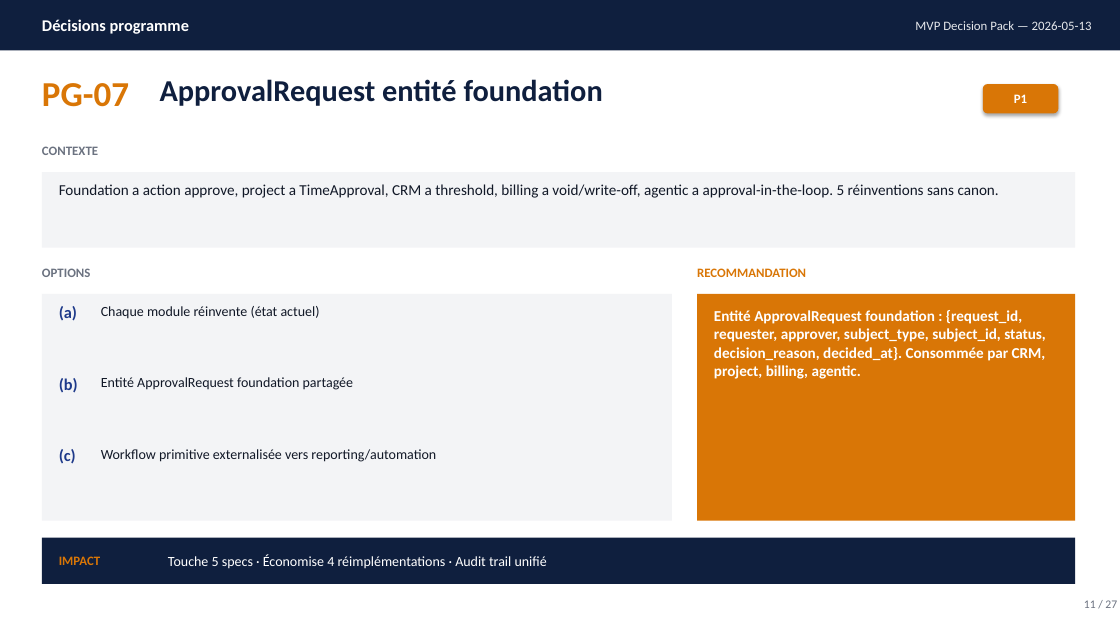
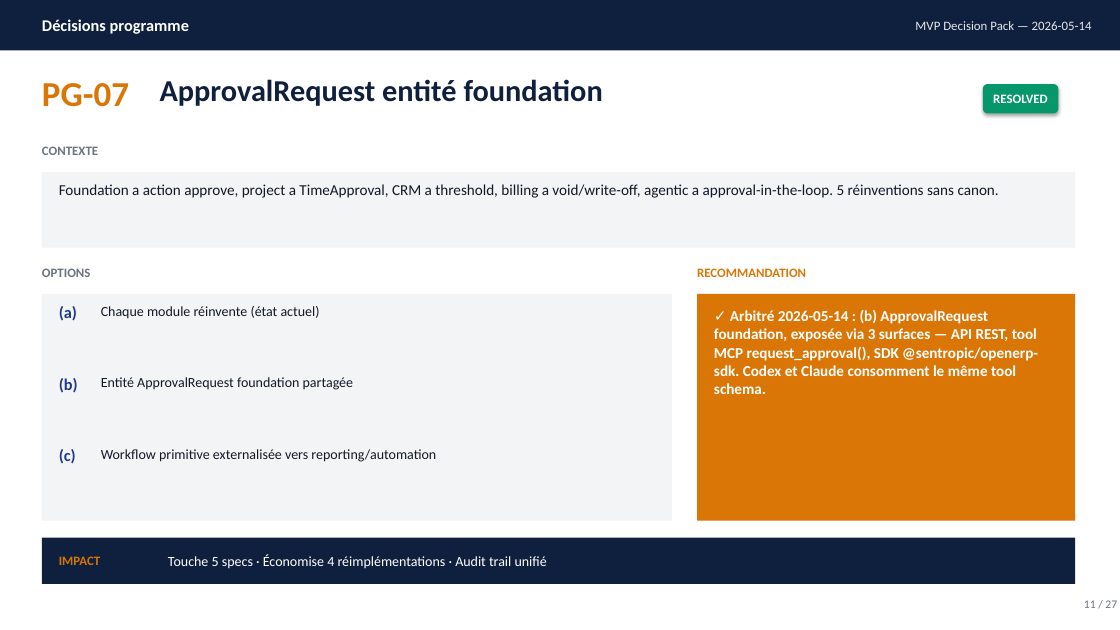
Before and after one commit to rhanka/openerp, a slide deck: slide 11 of docs/study/10-mvp-specs/decision-pack.pptx. Drawn at 1120x630 pixels with LibreOffice and Linux fonts; fonts in the diff are those of the drawing. Boxes give left, top, right and bottom in pixels: in the first picture for what was removed or moved away, otherwise in the second. Text is boxed around its words. In the diff, an @@ line names an element or a change of style, - is before the commit and + after.

Commit message:
Engrave MVP decisions arbitrated 2026-05-14 across 6 specs and decision-pack

```diff
--- a/docs/study/10-mvp-specs/decision-pack.pptx
+++ b/docs/study/10-mvp-specs/decision-pack.pptx
@@ text at [915, 21, 1092, 30]: text changed @@
-MVP Decision Pack — 2026-05-13
+MVP Decision Pack — 2026-05-14
@@ rounded rectangle "RESOLVED" at [983, 84, 1059, 113]: fill #D97606 to #059669 @@
@@ text in rounded rectangle at [993, 94, 1048, 103]: text changed @@
-P1
+RESOLVED
@@ text at [714, 310, 1038, 394]: text changed @@
-Entité ApprovalRequest foundation : {request_id, requester, approver, subject_type, subject_id, status, decision_reason, decided_at}. Consommée par CRM, project, billing, agentic.
+✓ Arbitré 2026-05-14 : (b) ApprovalRequest foundation, exposée via 3 surfaces — API REST, tool MCP request_approval(), SDK @sentropic/openerp-sdk. Codex et Claude consomment le même tool schema.
```
Also in this commit, not shown: 25 other slides changed, 8 other files.
